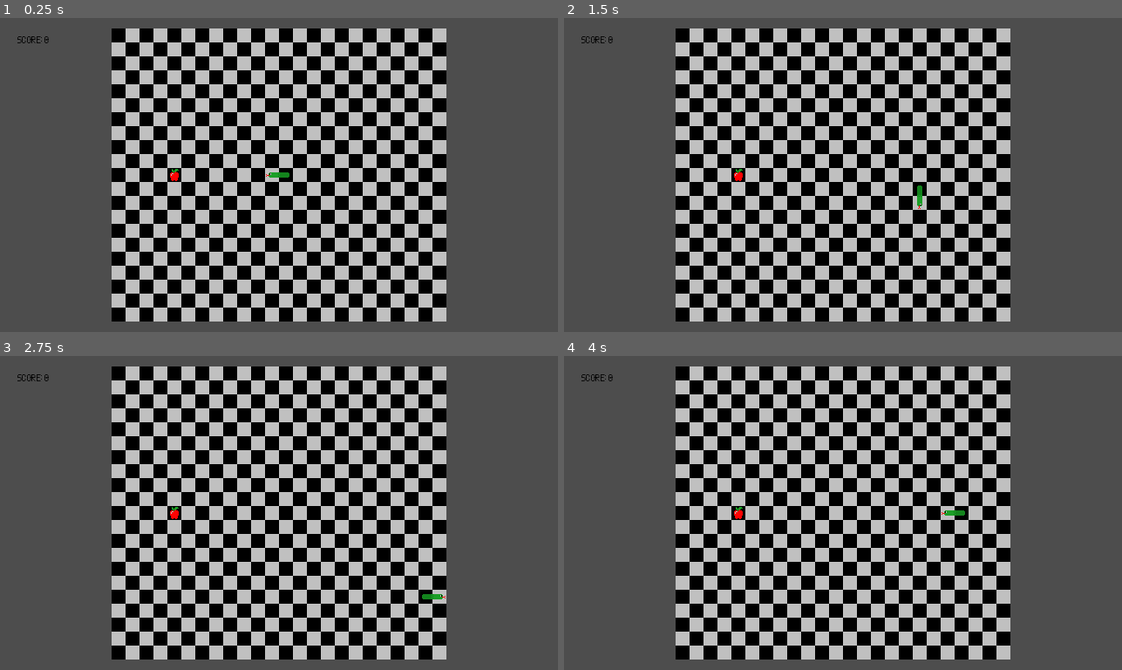
Above: before the commit, frames 1-4 (two rows, left to right).
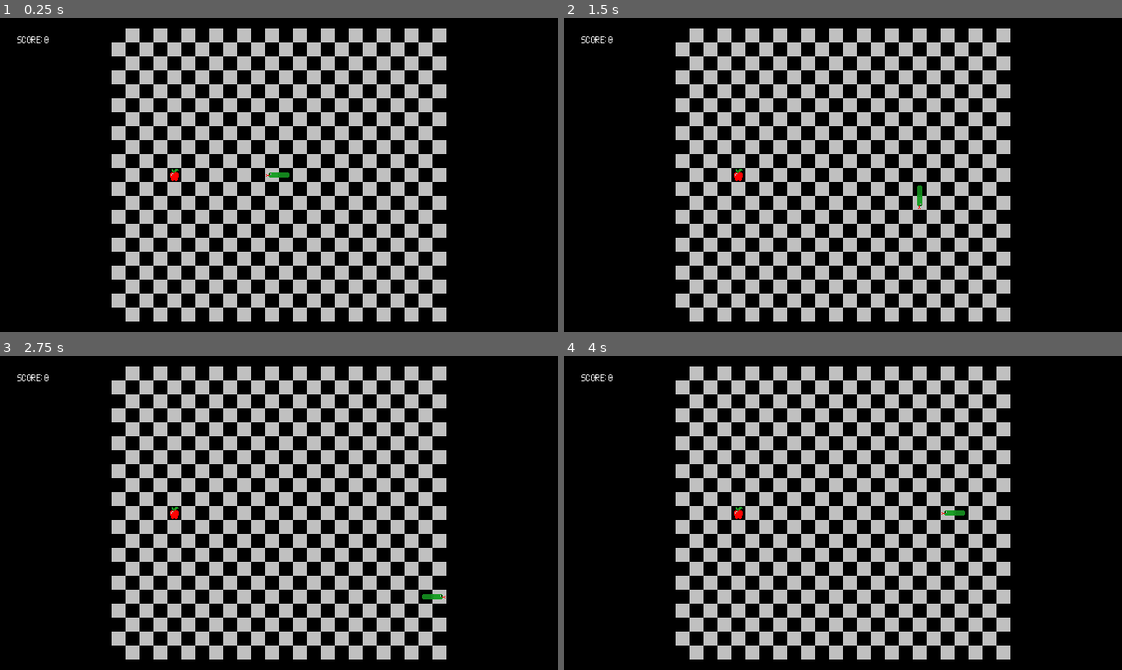
Above: after the commit, the same moments.

Repository: CattacoCattaco/Snake-Reborn
Game: Godot game, scene res://main.tscn
The game is run twice, just before and just after one commit, with the same random seed, the same clock (stepped at 60 frames per second) and the same inputs.
Inputs (mouse positions are in pixels of both pictures, inside the frame that each line leads up to):
- Up to frame 1 (0.25 s): no input
- Up to frame 2 (1.5 s): tap Enter at 0.5 s; move the mouse to (965, 159) at 0.52 s; hold Right (move_right) 0.53-1.28 s; tap Alt at 0.6 s; click (965, 159) at 0.67 s; move the mouse to (731, 190) at 1.27 s; hold Down (move_down) from 1.28 s (still down); tap Shift at 1.35 s
- Up to frame 3 (2.75 s): move the mouse to (334, 443) at 2.02 s; release Down (move_down) at 2.03 s; hold Right (move_right) from 2.03 s (still down); tap Alt at 2.1 s
- Up to frame 4 (4 s): move the mouse to (815, 575) at 2.77 s; release Right (move_right) at 2.78 s; hold Up (move_up) 2.78-3.53 s; tap Shift at 2.85 s; click (815, 575) at 2.92 s; tap Space at 3.5 s; move the mouse to (1010, 560) at 3.52 s; hold Left (move_left) from 3.53 s (still down); tap Alt at 3.6 s

The runs differ from the first frame. In frame 1, 44% of the frame differs, in the area x 0-100%, y 0-100%; in frame 2, 44%; in frame 3, 44%; in frame 4, 44%.

Commit message:
Add BG
Now the background and score label colors change based on the level

Diff:
--- a/main.tscn
+++ b/main.tscn
@@ -10,16 +10,20 @@
 
 [node name="Main" type="Node2D" unique_id=475188452]
 
-[node name="SnakeTileMap" type="Node2D" parent="." unique_id=451807890 node_paths=PackedStringArray("score_label")]
-script = ExtResource("1_ig7tw")
-score_label = NodePath("../UI/ScoreLabel")
-
 [node name="UI" type="Control" parent="." unique_id=1593183884]
 custom_minimum_size = Vector2(640, 360)
 layout_mode = 3
 anchors_preset = 0
-offset_right = 40.0
-offset_bottom = 40.0
+offset_right = 640.0
+offset_bottom = 360.0
+
+[node name="BG" type="ColorRect" parent="UI" unique_id=73149424]
+layout_mode = 1
+anchors_preset = 15
+anchor_right = 1.0
+anchor_bottom = 1.0
+grow_horizontal = 2
+grow_vertical = 2
 
 [node name="ScoreLabel" type="Label" parent="UI" unique_id=2041772044]
 layout_mode = 1
@@ -28,3 +32,8 @@
 offset_top = 20.0
 text = "Score: 1,000,000"
 label_settings = SubResource("LabelSettings_7mycd")
+
+[node name="SnakeTileMap" type="Node2D" parent="." unique_id=451807890 node_paths=PackedStringArray("bg", "score_label")]
+script = ExtResource("1_ig7tw")
+bg = NodePath("../UI/BG")
+score_label = NodePath("../UI/ScoreLabel")
--- a/tile_map/snake_tile_map.gd
+++ b/tile_map/snake_tile_map.gd
@@ -8,6 +8,7 @@
 
 const MOVE_TIME_SECONDS: float = 0.125
 
+@export var bg: ColorRect
 @export var score_label: Label
 
 @export var board_size := Vector2i(24, 21)
@@ -47,6 +48,9 @@
 	reset_snake()
 
 	place_apple()
+
+	bg.color = get_light_palette().get_image().get_pixel(1, 1)
+	score_label.label_settings.font_color = get_light_palette().get_image().get_pixel(0, 1)
 
 	move_timer = Timer.new()
 	add_child(move_timer)
@@ -124,9 +128,15 @@
 			score = 0
 
 	move_timer.stop()
+	current_move_dir = Vector2i(0, 0)
+
+	bg.color = get_light_palette().get_image().get_pixel(1, 1)
+	score_label.label_settings.font_color = get_light_palette().get_image().get_pixel(0, 1)
+
 	clear_board()
 	reset_snake()
 	place_apple()
+
 	if level == Level.GHOST:
 		place_flame()
 
Binary file changed: tile_map/tile/color_palettes/fire_colors.png
Binary file changed: tile_map/tile/color_palettes/snake_colors_dark.png
Binary file changed: tile_map/tile/color_palettes/snake_colors_ghost.png
Binary file changed: tile_map/tile/color_palettes/snake_colors_light.png
Binary file changed: tile_map/tile/sprites/background_tiles.png
